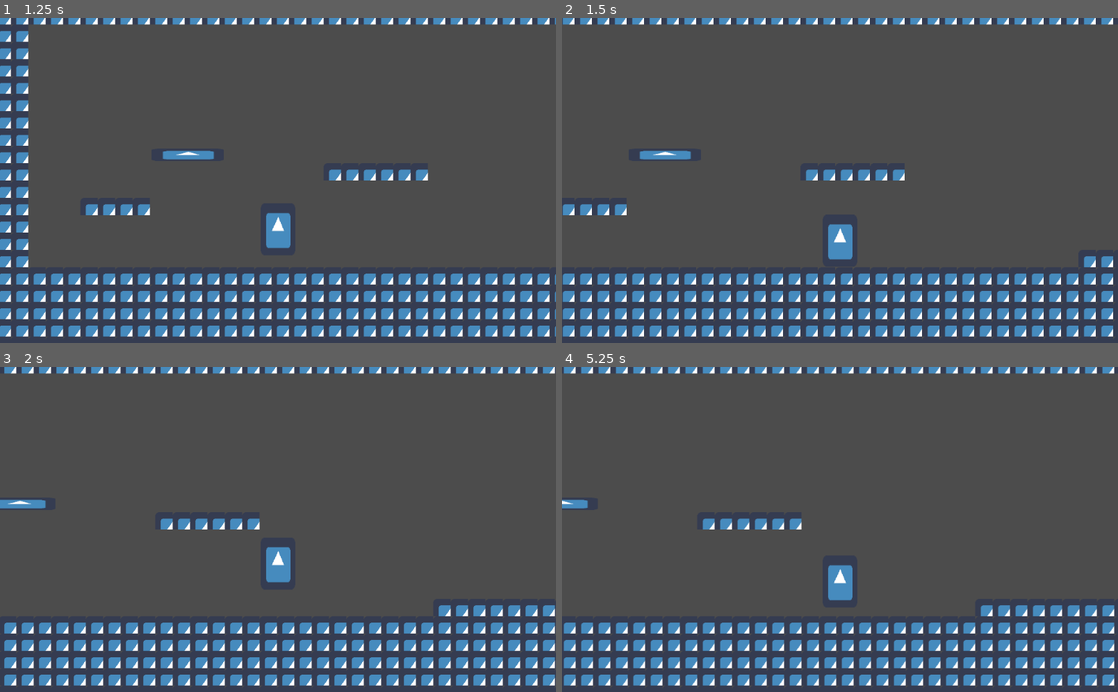
Above: before the commit, frames 1-4 (two rows, left to right).
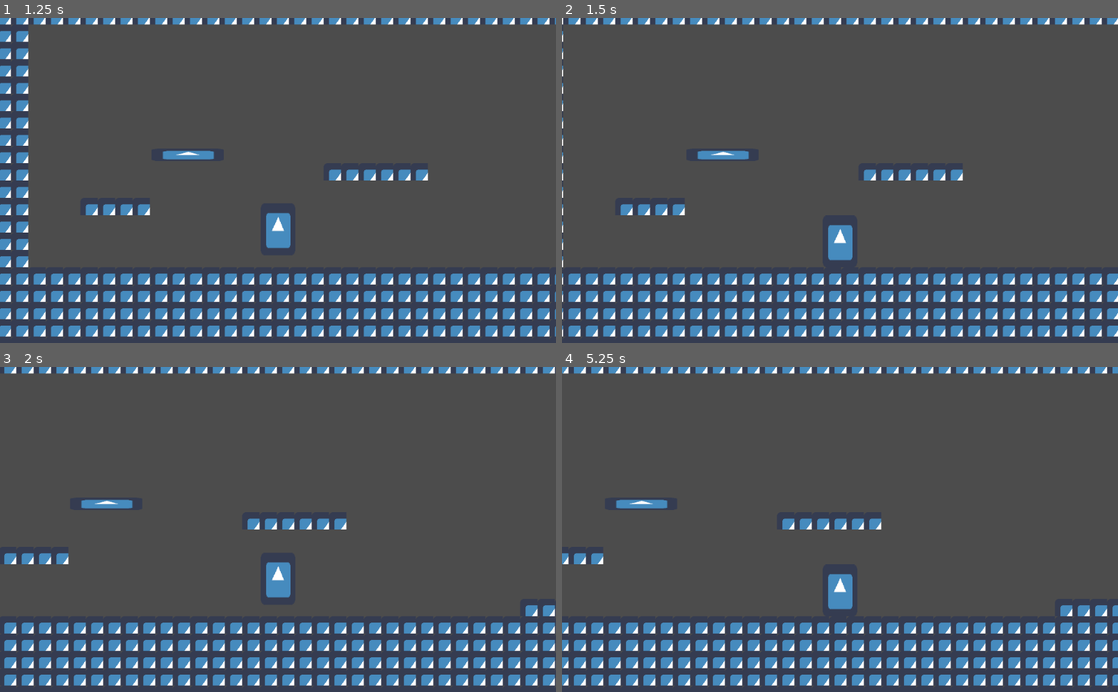
Above: after the commit, the same moments.

Repository: diegosoriarios/basic-platformer
Game: Godot game, scene res://scenes/World.tscn
The game is run twice, just before and just after one commit, with the same random seed, the same clock (stepped at 60 frames per second) and the same inputs. The project has no main scene, so this scene is started directly. The engine's default icon, where the game draws it, is replaced by a stand-in: a white triangle on a blue panel in a dark square.
Inputs:
- Up to frame 1 (1.25 s): hold Right (ui_right) from 0.53 s (still down); tap Shift (dash) at 0.6 s; tap Space (jump) at 0.77 s
- Up to frame 2 (1.5 s): keep holding Right (ui_right); tap Shift (dash) at 1.35 s
- Up to frame 3 (2 s): keep holding Right (ui_right); tap Space (jump) at 1.52 s
- Up to frame 4 (5.25 s): release Right (ui_right) at 2.03 s; hold Left (ui_left) 2.03-2.78 s; tap Shift (dash) every 0.75 s from 2.1 to 5.1 s; hold Right (ui_right) 2.78-4.28 s; tap Space (jump) at 3.02, 3.77, 4.52 s; hold Left (ui_left) 4.28-5.03 s; hold Right (ui_right) from 5.03 s (still down)

Frame 1 is identical in both runs. In frame 2, 15% of the frame differs, in the area x 0-100%, y 0-99%; in frame 3, 2.4%; in frame 4, 16%.

Commit message:
Dash block

Diff:
--- a/scripts/Player.gd
+++ b/scripts/Player.gd
@@ -11,7 +11,8 @@
 var jumpWasPressed = false
 var isCrouched = false
 var is_dashing = false
-var can_dash = true
+var can_dash = false
+var dash_is_active = false
 var dash_direction = Vector2()
 export var dash_speed = 1000
 export var dash_length = 0.2
@@ -73,7 +74,8 @@
 		$Crouch.disabled = true
 		$Sprite.scale.y = 1.5
 
-	handle_dash(delta)
+	if (dash_is_active):
+		handle_dash(delta)
 
 	if is_on_floor():
 		can_dash = true
